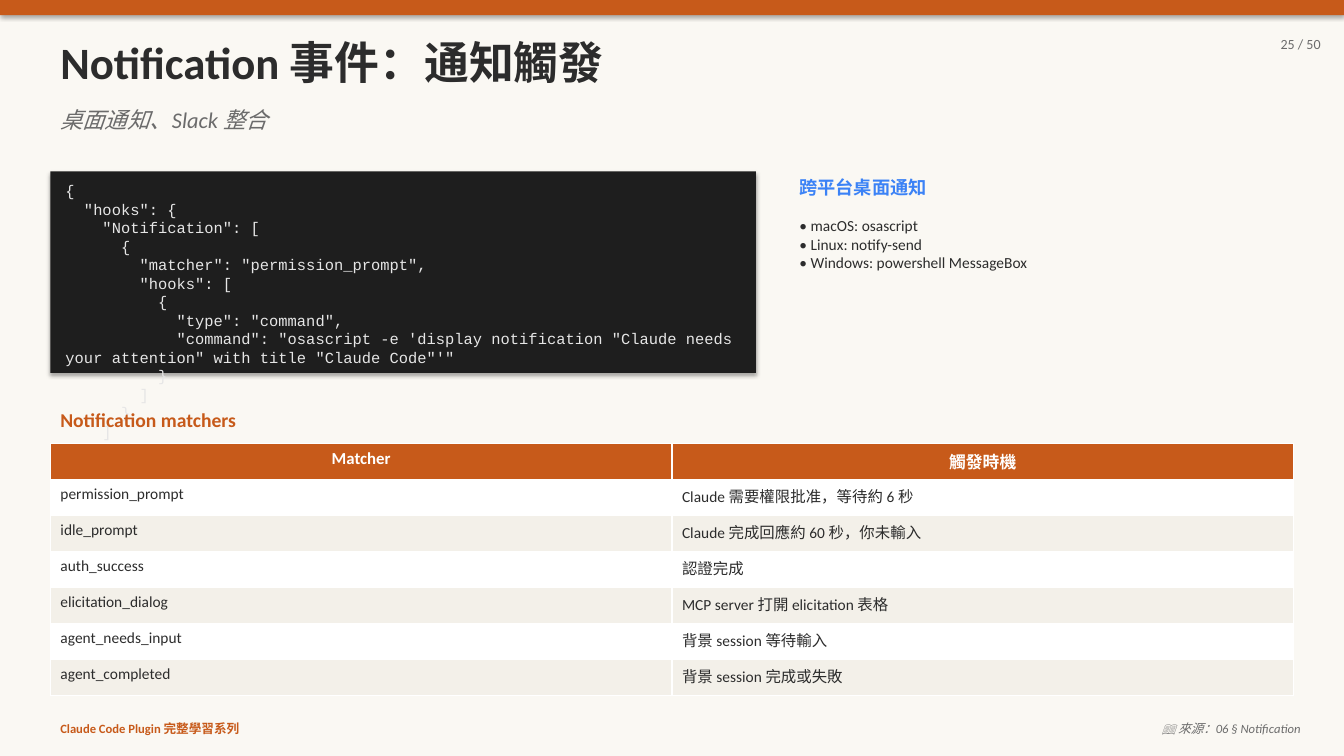
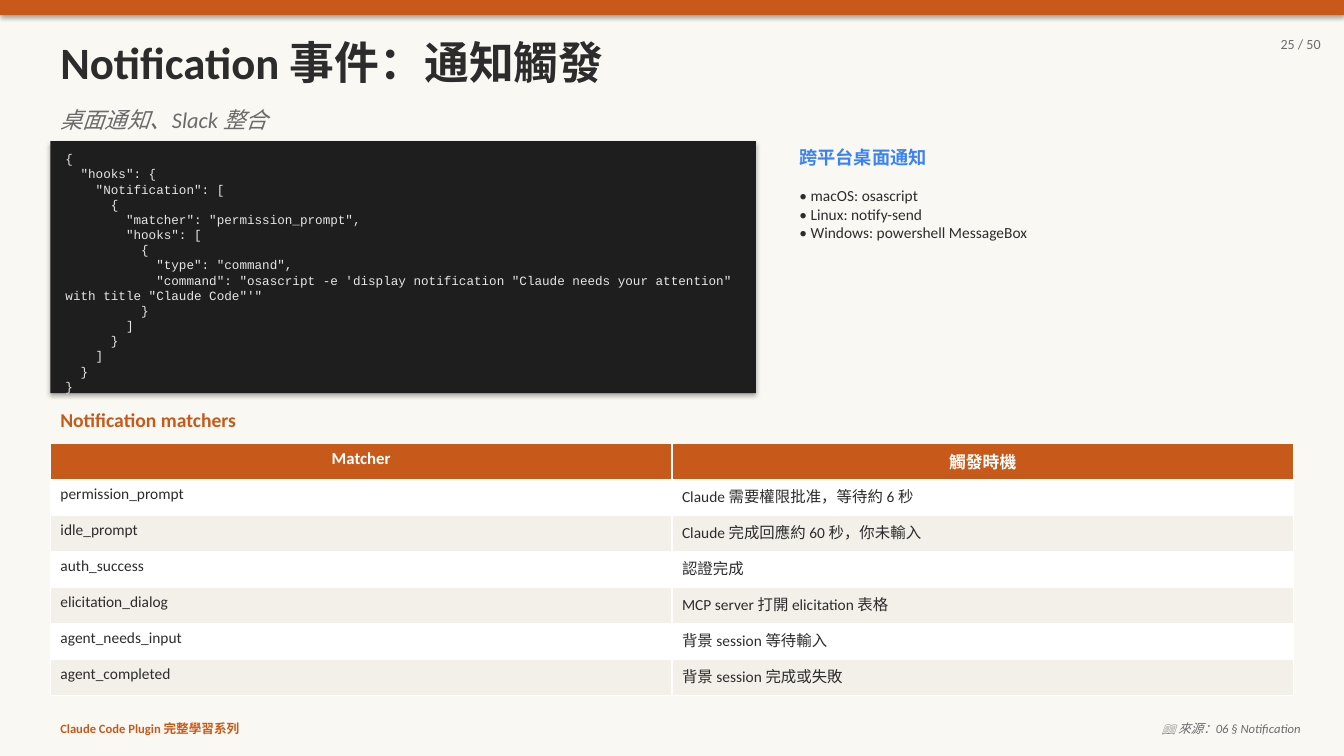
Before and after one commit to kcf7012/pi-proj, a slide deck: slide 25 of 06-hooks.pptx. Drawn at 1344x756 pixels with LibreOffice and Linux fonts; fonts in the diff are those of the drawing. Boxes give left, top, right and bottom in pixels: in the first picture for what was removed or moved away, otherwise in the second. Text is boxed around its words. In the diff, an @@ line names an element or a change of style, - is before the commit and + after.

```diff
--- a/06-hooks.pptx
+++ b/06-hooks.pptx
@@ text "{": place and size @@
-text "{" at [65, 204, 732, 366]
+text "{" at [65, 169, 732, 300]
@@ text "{" at [65, 169, 732, 300]: size 11 to 9 pt @@
@@ rectangle: place and size @@
-rectangle at [50, 171, 756, 373]
+rectangle at [50, 141, 756, 393]
@@ text "跨平台桌面通知": place and size @@
-text "跨平台桌面通知" at [799, 178, 926, 196]
+text "跨平台桌面通知" at [799, 148, 926, 166]
@@ text "• macOS: osascript": place and size @@
-text "• macOS: osascript" at [811, 220, 1027, 271]
+text "• macOS: osascript" at [811, 190, 1027, 241]
```
Also in this commit, not shown: 13 other slides changed, 3 other files.
